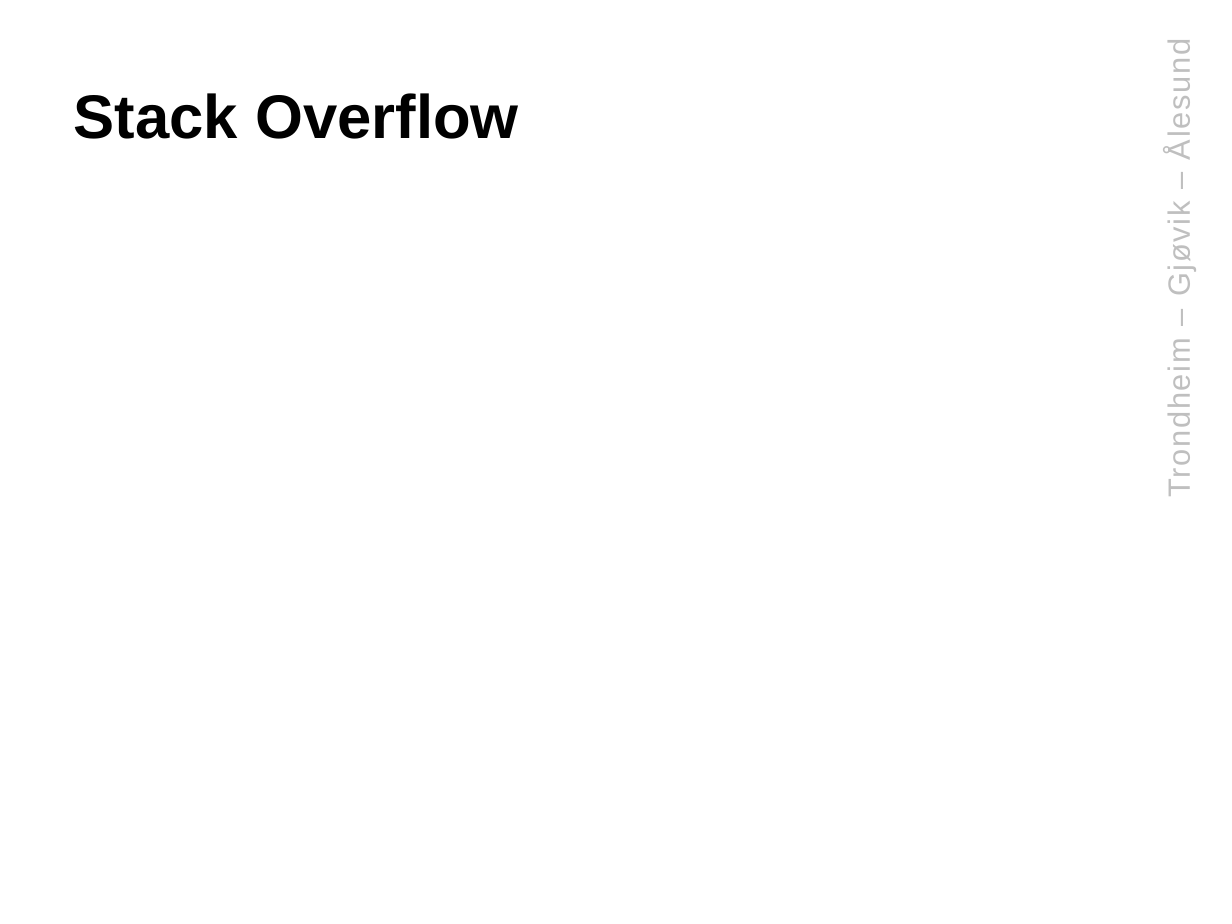
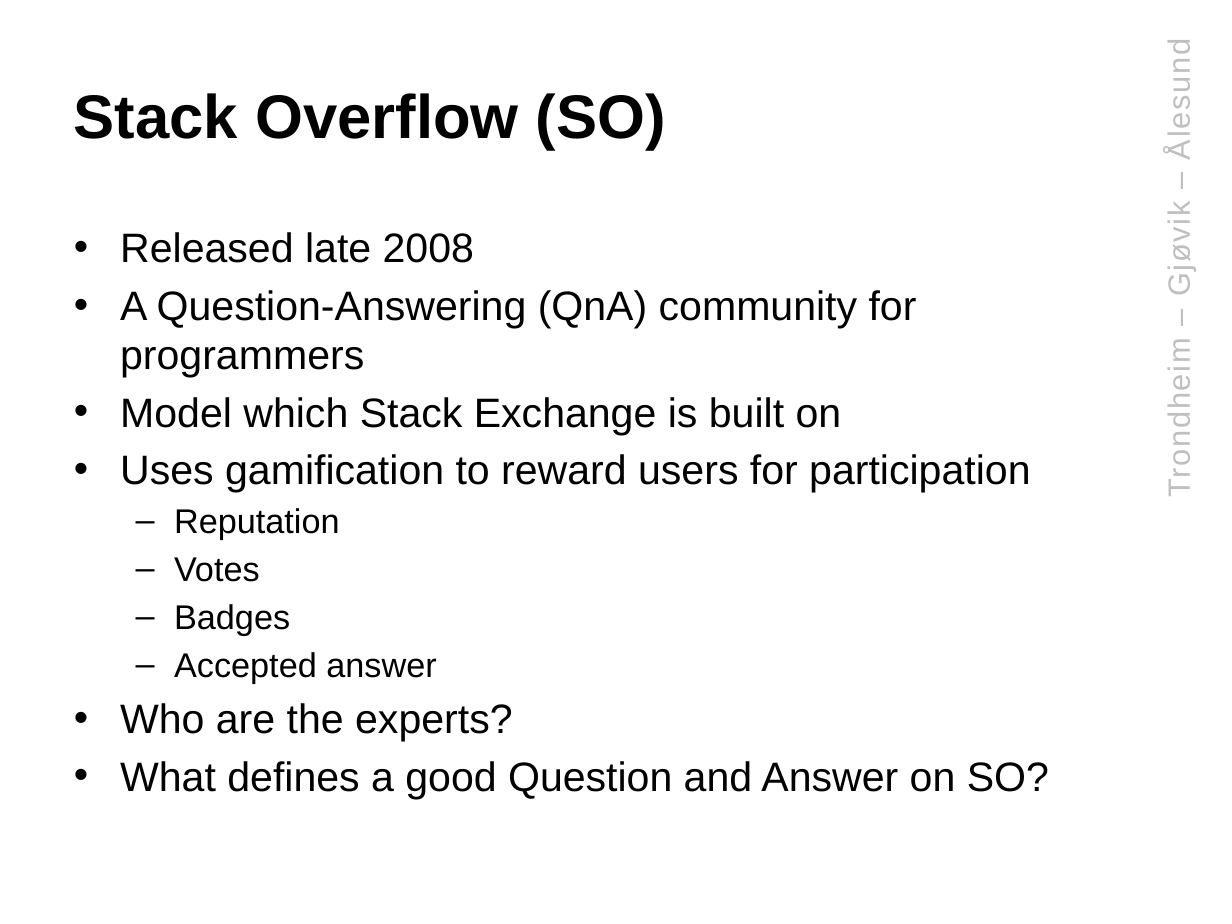
Before and after one commit to klAndersen/IMT4904_Msc_Presentation, a slide deck: slide 3 of IMT4904_Msc_Presentation.pptx (slide 4 before the commit). Drawn at 1232x924 pixels with LibreOffice and Linux fonts; fonts in the diff are those of the drawing; background and template pictures are left out. Boxes give left, top, right and bottom in pixels: in the first picture for what was removed or moved away, otherwise in the second. Text is boxed around its words. In the diff, an @@ line names an element or a change of style, - is before the commit and + after.

```diff
--- a/IMT4904_Msc_Presentation.pptx
+++ b/IMT4904_Msc_Presentation.pptx
@@ title at <box>74,93,666,150</box>: text changed @@
-Stack Overflow
+Stack Overflow (SO)
@@ text added at <box>120,232,1049,799</box>, 24 pt, text #000000 @@
+• Released late 2008
+• A Question-Answering (QnA) community for programmers
+• Model which Stack Exchange is built on
+• Uses gamification to reward users for participation
+  – Reputation
+  – Votes
+  – Badges
+  – Accepted answer
+• Who are the experts?
+• What defines a good Question and Answer on SO?
```
Also in this commit, not shown: 6 other slides changed, 2 slides added, 1 other file.
